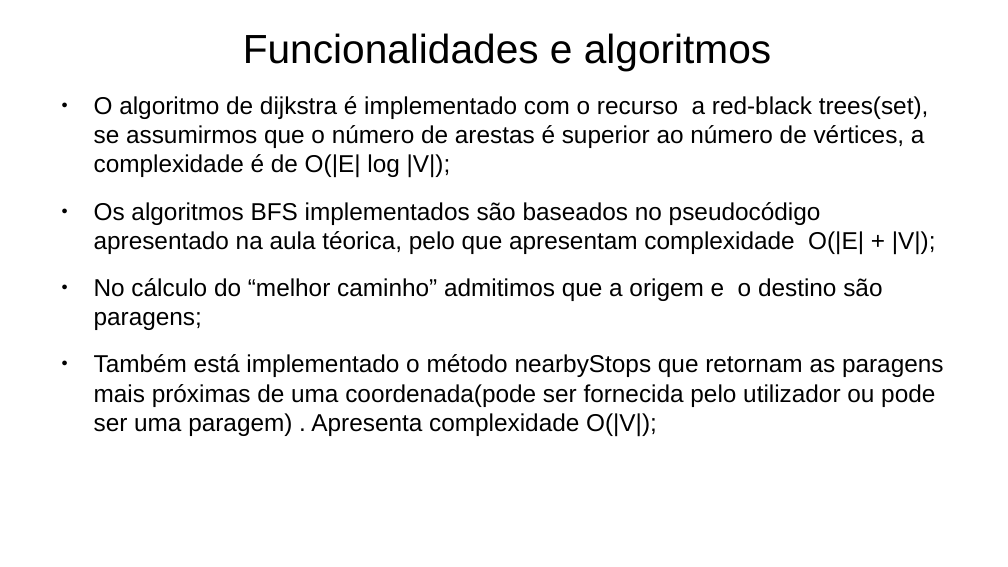
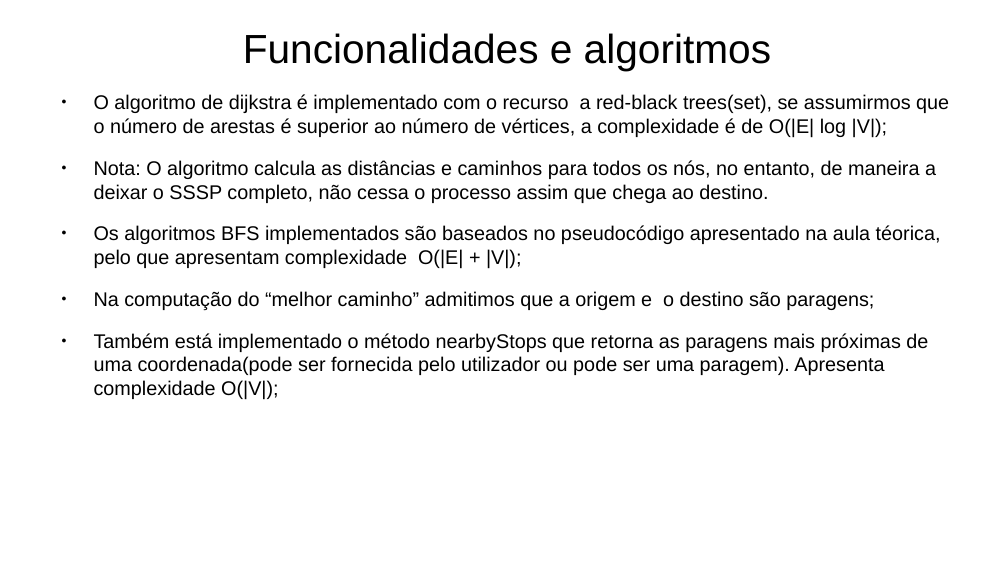
Before and after one commit to Naapperas/feup-aed-proj2, a slide deck: slide 6 of Apresentação.pptx. Drawn at 1008x567 pixels with LibreOffice and Linux fonts; fonts in the diff are those of the drawing. Boxes give left, top, right and bottom in pixels: in the first picture for what was removed or moved away, otherwise in the second. Text is boxed around its words. In the diff, an @@ line names an element or a change of style, - is before the commit and + after.

```diff
--- a/Apresentação.pptx
+++ b/Apresentação.pptx
@@ text at (x1=94, y1=94, x2=949, y2=269): size 19.2 to 15.6 pt in "O algoritmo de dijkstra é implementado com ...", "Os algoritmos BFS implementados são baseados no ..." @@
@@ text at (x1=94, y1=160, x2=936, y2=203): paragraph added @@
+● Nota: O algoritmo calcula as distâncias e caminhos para todos os nós, no entanto, de maneira a deixar o SSSP completo, não cessa o processo assim que chega ao destino.
@@ text at (x1=94, y1=291, x2=928, y2=400): text changed; size 19.2 to 15.6 pt @@
-● No cálculo do “melhor caminho” admitimos que a origem e o destino são paragens;
-● Também está implementado o método nearbyStops que retornam as paragens mais próximas de uma coordenada(pode ser fornecida pelo utilizador ou pode ser uma paragem) . Apresenta complexidade O(|V|);
+● Na computação do “melhor caminho” admitimos que a origem e o destino são paragens;
+● Também está implementado o método nearbyStops que retorna as paragens mais próximas de uma coordenada(pode ser fornecida pelo utilizador ou pode ser uma paragem). Apresenta complexidade O(|V|);
```
Also in this commit, not shown: 4 other slides changed, 3 slides added, 1 slide removed.
